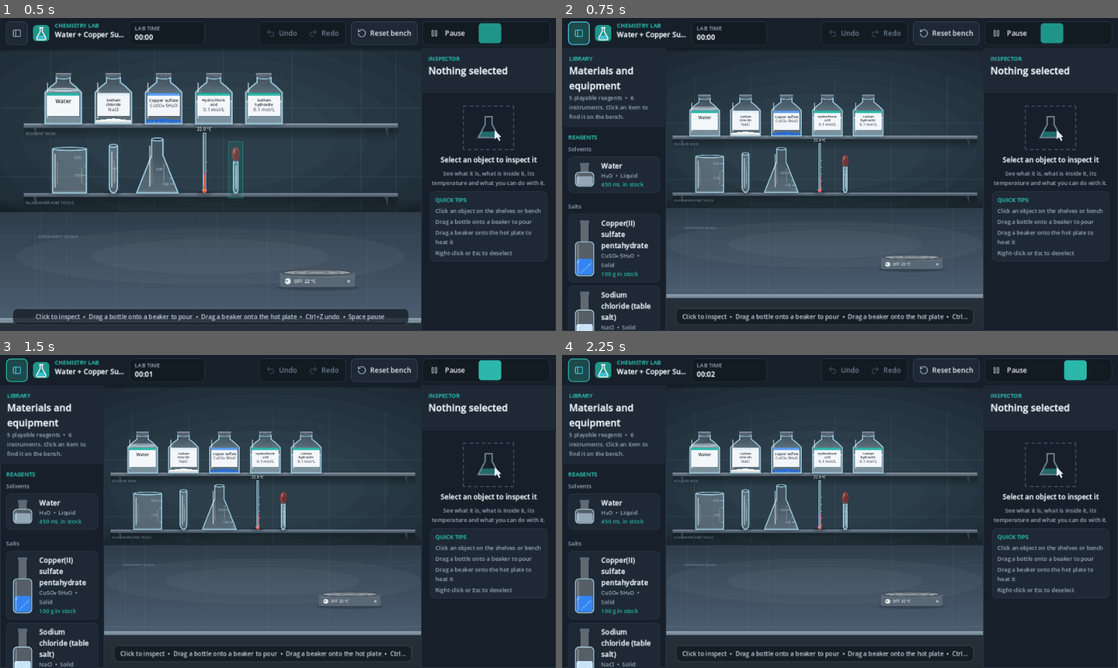
Above: before the commit, frames 1-4 (two rows, left to right).
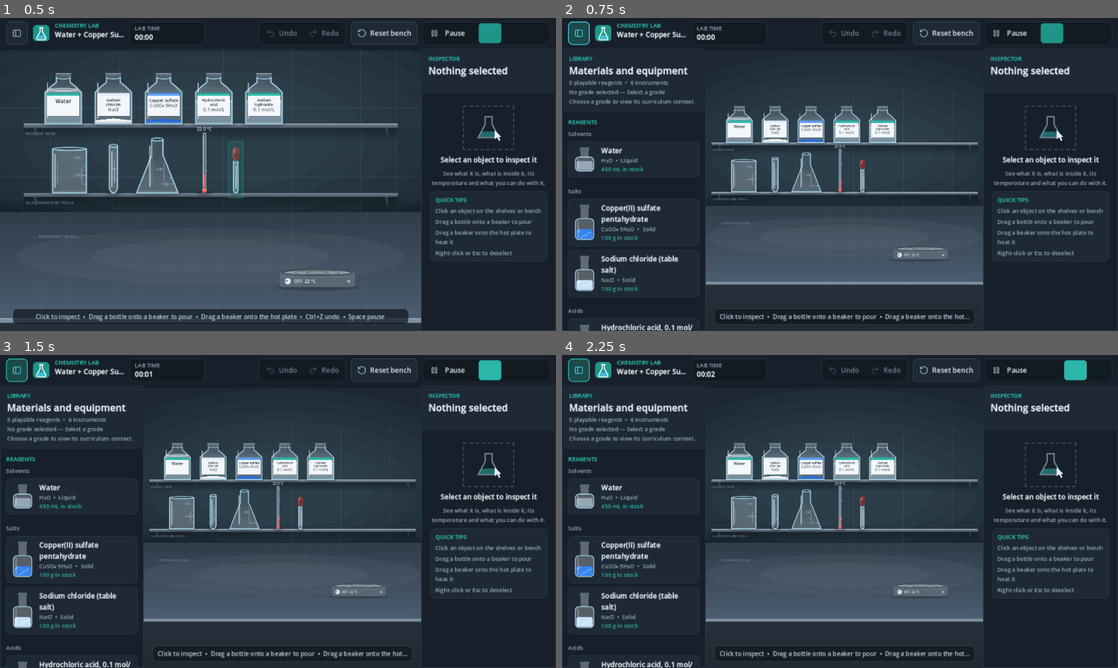
Above: after the commit, the same moments.

Repository: KareemMohammadeen/chemistry-lab-2d
Game: Godot game, scene res://scenes/main.tscn
Two runs of this game, one before a commit and one after it. Both use one fixed random seed, a clock stepped at 60 frames per second and the inputs below.
Inputs (mouse positions are in pixels of both pictures, inside the frame that each line leads up to):
- Up to frame 1 (0.5 s): no input
- Up to frame 2 (0.75 s): click (578, 33) at 0.5 s
- Up to frame 3 (1.5 s): click (489, 370) at 1.27 s
- Up to frame 4 (2.25 s): click (1073, 370) at 2.02 s

Frame 1 is identical in both runs. In frame 2, 18% of the frame differs, in the area x 1-76%, y 15-100%; in frame 3, 18%; in frame 4, 18%.

Commit message:
Show all 118 elements as read-only reference cards

Diff:
--- a/scripts/ui/library_panel.gd
+++ b/scripts/ui/library_panel.gd
@@ -28,6 +28,7 @@
 var _refresh_left_s: float = 0.0
 ## Section headings ("REAGENTS", "EQUIPMENT") are written once, above their first group.
 var _section_written: Dictionary = {}
+var _curriculum_profile: Dictionary = {}
 
 
 func bind(host: SimulationHost) -> void:
@@ -35,6 +36,14 @@
 	EventBus.object_selected.connect(_on_object_selected)
 	_build()
 	_refresh()
+
+
+## Updates the curriculum label without changing which reagents the simulation can use.
+func set_curriculum_profile(profile: Dictionary) -> void:
+	_curriculum_profile = profile.duplicate(true)
+	if _host != null:
+		_build()
+		_refresh()
 
 
 func _process(delta: float) -> void:
@@ -71,7 +80,11 @@
 		for equipment in equipment_groups[group]:
 			_add_equipment_card(equipment as EquipmentDefinition)
 			equipment_count += 1
-	subtitle_label.text = "%d playable reagents  •  %d instruments. Click an item to find it on the bench." % [reagent_count, equipment_count]
+	_add_element_reference_section(database)
+	var profile_label := str(_curriculum_profile.get("label", "No grade selected"))
+	var subject_label := str(_curriculum_profile.get("subject", "Select a grade"))
+	var mapping_note := str(_curriculum_profile.get("note", "Choose a grade to view its curriculum context."))
+	subtitle_label.text = "%d playable reagents  •  %d instruments\n%s — %s\n%s" % [reagent_count, equipment_count, profile_label, subject_label, mapping_note]
 
 
 func _add_heading(group_title: String, section: String) -> void:
@@ -215,3 +228,31 @@
 func _on_object_selected(object_id: String) -> void:
 	_selected_id = object_id
 	_refresh()
+
+
+
+## All 118 entries are shown as read-only reference cards; they are not spawnable reagents.
+func _add_element_reference_section(database: ContentDatabase) -> void:
+	_add_heading("Periodic table · 118 reference elements", "ELEMENTS")
+	var grid := GridContainer.new()
+	grid.columns = 4
+	grid.size_flags_horizontal = Control.SIZE_EXPAND_FILL
+	grid.add_theme_constant_override("h_separation", 5)
+	grid.add_theme_constant_override("v_separation", 5)
+	content_box.add_child(grid)
+	for atomic_number in range(1, 119):
+		var element := database.get_element_by_number(atomic_number)
+		if element == null:
+			continue
+		var card := ElementReferenceCard.new()
+		grid.add_child(card)
+		card.setup(element)
+		card.activated.connect(_on_element_reference_activated)
+
+
+func _on_element_reference_activated(element: ElementDefinition) -> void:
+	var group_label := "f-block" if element.group <= 0 else str(element.group)
+	var config := element.electron_configuration if element.electron_configuration != "" else "Not listed"
+	var message := "%s (%s), atomic number %d. %s; period %d, group %s, block %s. Electron configuration: %s. Reference-only entry." % [
+		element.display_name, element.id, element.atomic_number, element.category, element.period, group_label, element.block, config]
+	EventBus.feedback_message_requested.emit(message, &"info")
